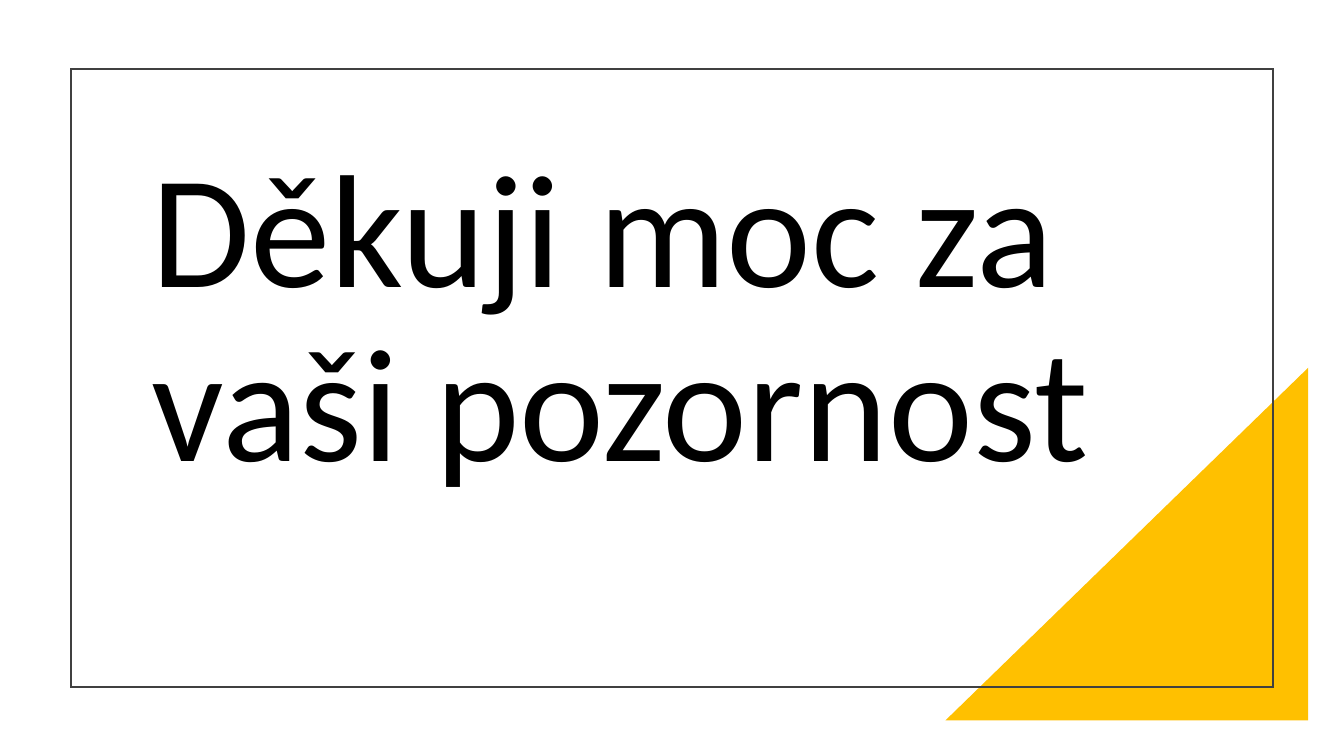
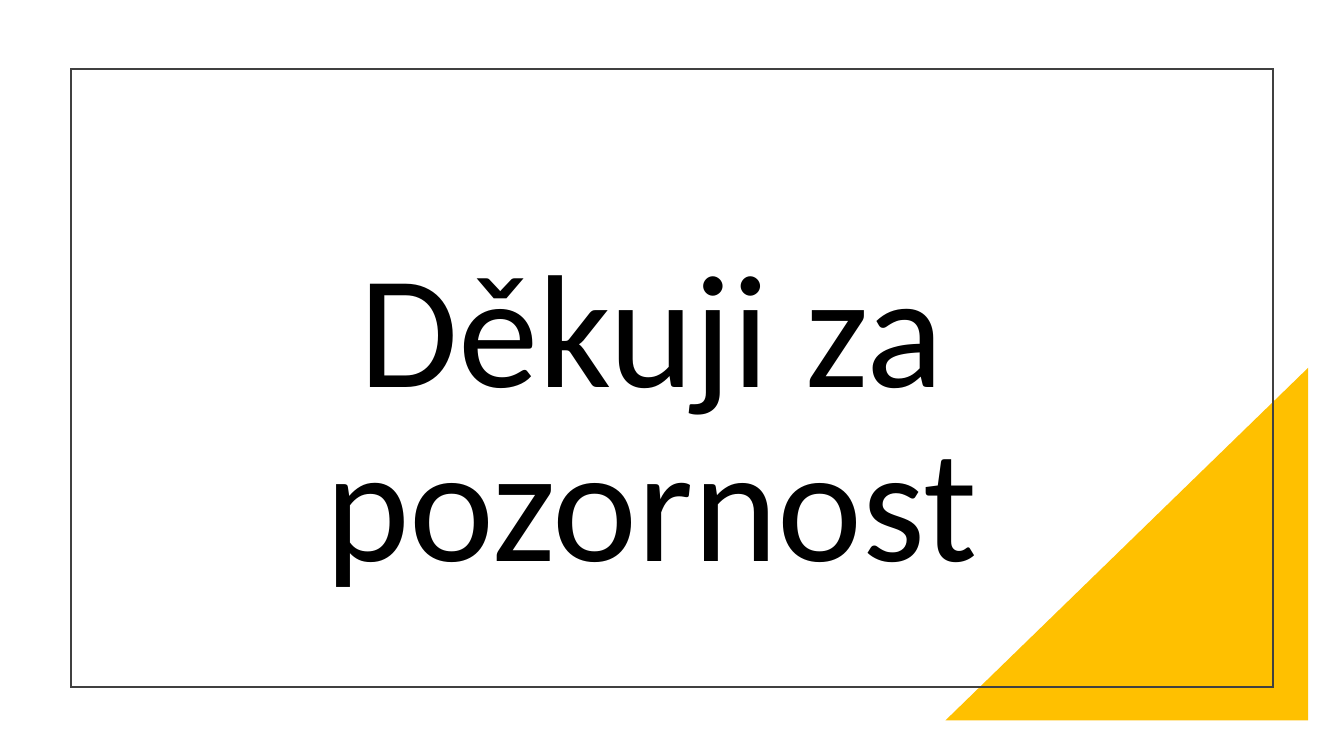
Before and after one commit to honzanugeta/VietnamecSimulator, a slide deck: slide 8 of VietnamecSimulator.pptx. Drawn at 1344x756 pixels with LibreOffice and Linux fonts; fonts in the diff are those of the drawing. Boxes give left, top, right and bottom in pixels: in the first picture for what was removed or moved away, otherwise in the second. Text is boxed around its words. In the diff, an @@ line names an element or a change of style, - is before the commit and + after.

```diff
--- a/VietnamecSimulator.pptx
+++ b/VietnamecSimulator.pptx
@@ title at [325, 275, 978, 587]: text changed @@
-Děkuji moc za vaši pozornost
+Děkuji za pozornost
```
Also in this commit, not shown: 2 other slides changed, 2 other files.
